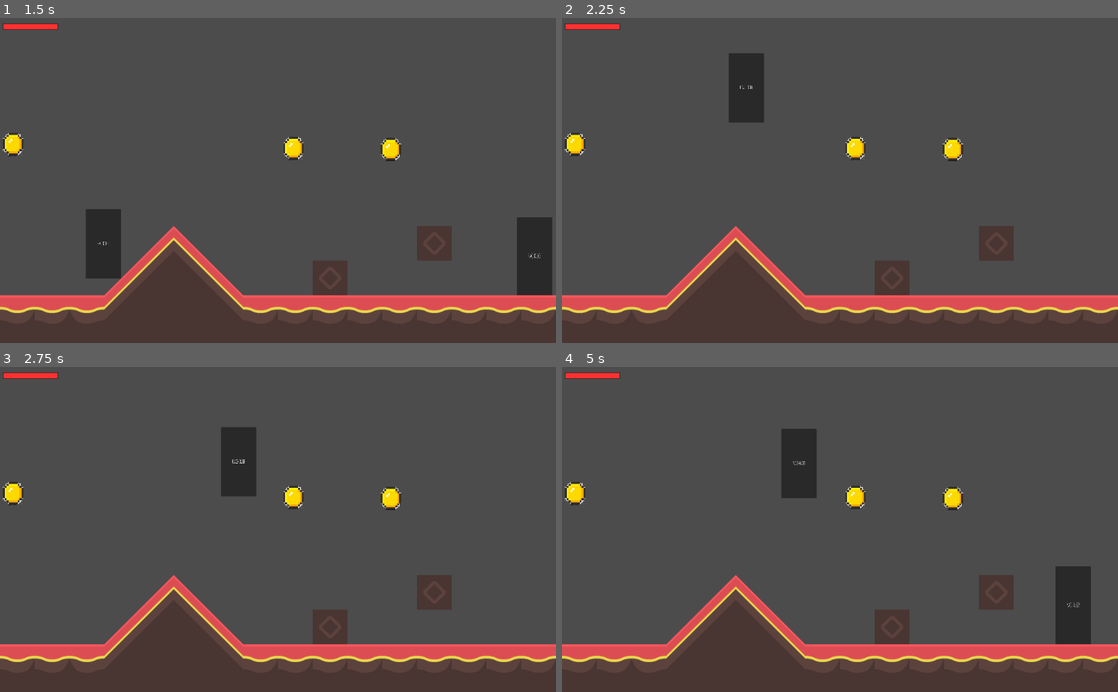
Above: before the commit, frames 1-4 (two rows, left to right).
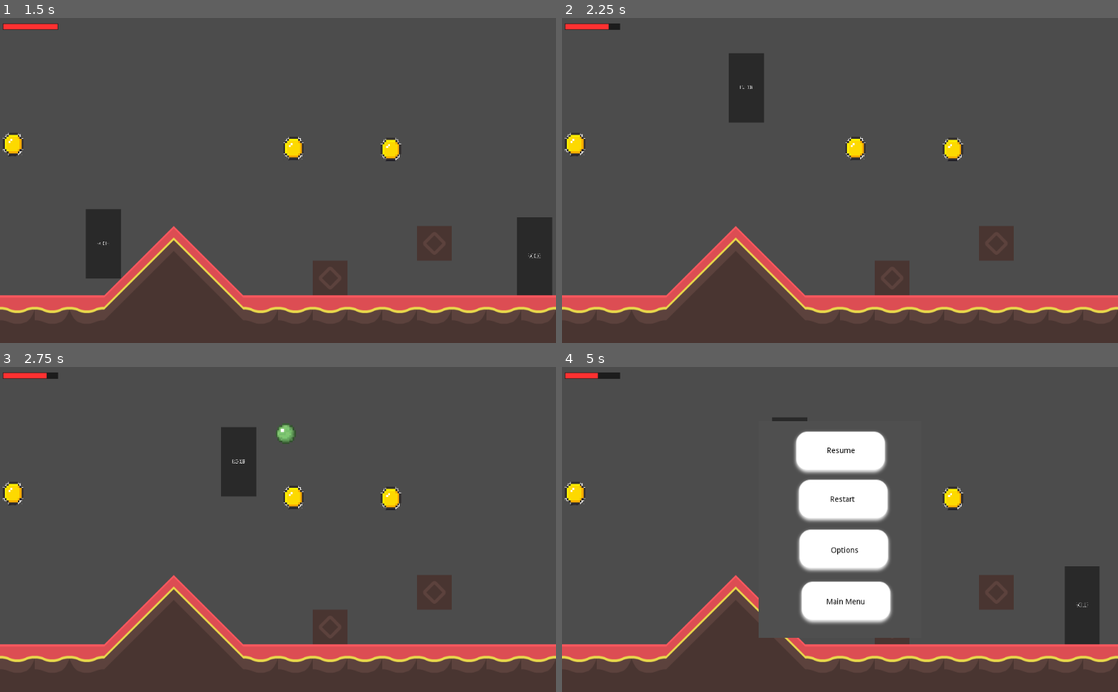
Above: after the commit, the same moments.

Repository: INF19IT2/2d-Jump-n-Run-SE
Game: Godot game, scene res://Scenes/MainScene/MainScene.tscn
Same seed, same stepped clock (60 frames per second), same inputs: the game is played once before the commit and once after it.
Inputs (mouse positions are in pixels of both pictures, inside the frame that each line leads up to):
- Up to frame 1 (1.5 s): click (233, 216) at 0.5 s; tap Enter (shoot, bound only after the commit) at 1.25, 1.35 s; hold D (move_right) from 1.28 s (still down)
- Up to frame 2 (2.25 s): keep holding D (move_right); tap W (move_up) at 1.52 s; tap F (test_dmg, bound only after the commit) at 1.55, 2.1 s
- Up to frame 3 (2.75 s): keep holding D (move_right); tap W (move_up) at 2.27 s; tap Enter (shoot, bound only after the commit) at 2.3 s
- Up to frame 4 (5 s): release D (move_right) at 2.78 s; hold A (move_left) 2.78-3.53 s; hold Shift (running) 2.78-3.53 s; tap F (test_dmg, bound only after the commit) at 3.05, 4.35 s; hold D (move_right) from 3.53 s (still down); tap Enter (shoot, bound only after the commit) at 3.6 s; tap W (move_up) at 3.77, 4.52 s; tap Escape (pause_button, bound only after the commit) at 4.9 s

Frame 1 is identical in both runs. In frame 2, less than 0.1% of the frame differs, in the area x 8-11%, y 1-4%; in frame 3, 0.2%; in frame 4, 11%, in the area x 6-97%, y 1-86%.

Commit message:
Fixed keybindings

Diff:
--- a/2d-Jump-n-Run-SE/project.godot
+++ b/2d-Jump-n-Run-SE/project.godot
@@ -51,6 +51,25 @@
 "events": [ Object(InputEventKey,"resource_local_to_scene":false,"resource_name":"","device":0,"alt":false,"shift":false,"control":false,"meta":false,"command":false,"pressed":false,"scancode":16777237,"unicode":0,"echo":false,"script":null)
  ]
 }
+shoot={
+"deadzone": 0.5,
+"events": [ Object(InputEventKey,"resource_local_to_scene":false,"resource_name":"","device":0,"alt":false,"shift":false,"control":false,"meta":false,"command":false,"pressed":false,"scancode":16777221,"unicode":0,"echo":false,"script":null)
+ ]
+}
+test_dmg={
+"deadzone": 0.5,
+"events": [ Object(InputEventKey,"resource_local_to_scene":false,"resource_name":"","device":0,"alt":false,"shift":false,"control":false,"meta":false,"command":false,"pressed":false,"scancode":70,"unicode":0,"echo":false,"script":null)
+ ]
+}
+pause_button={
+"deadzone": 0.5,
+"events": [ Object(InputEventKey,"resource_local_to_scene":false,"resource_name":"","device":0,"alt":false,"shift":false,"control":false,"meta":false,"command":false,"pressed":false,"scancode":16777217,"unicode":0,"echo":false,"script":null)
+ ]
+}
+
+[layer_]
+
+Layer=false
 
 [rendering]
 
